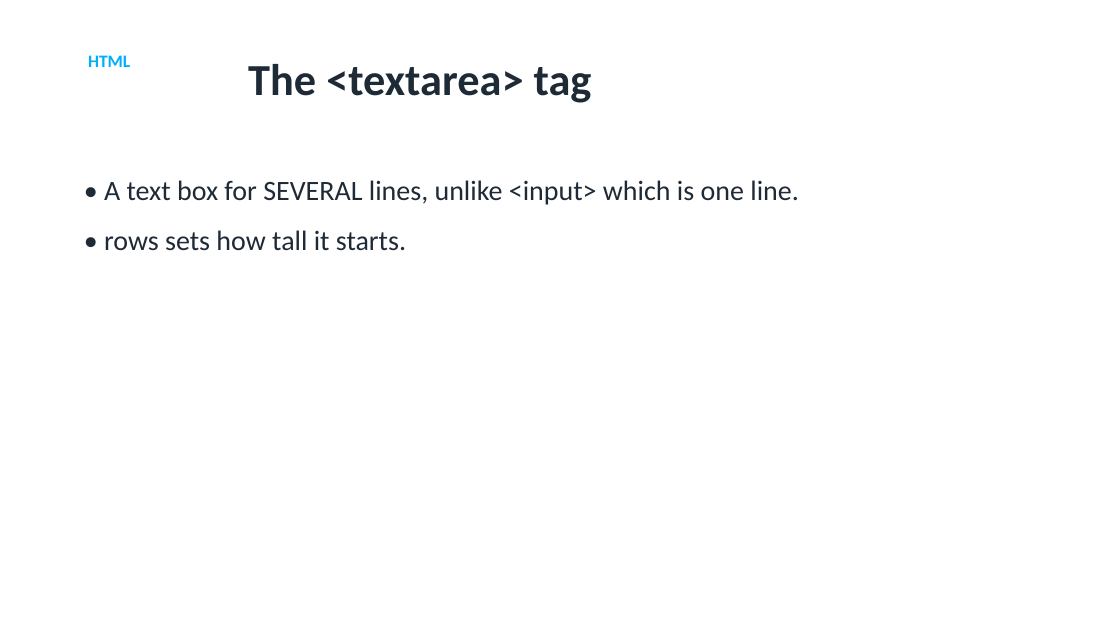
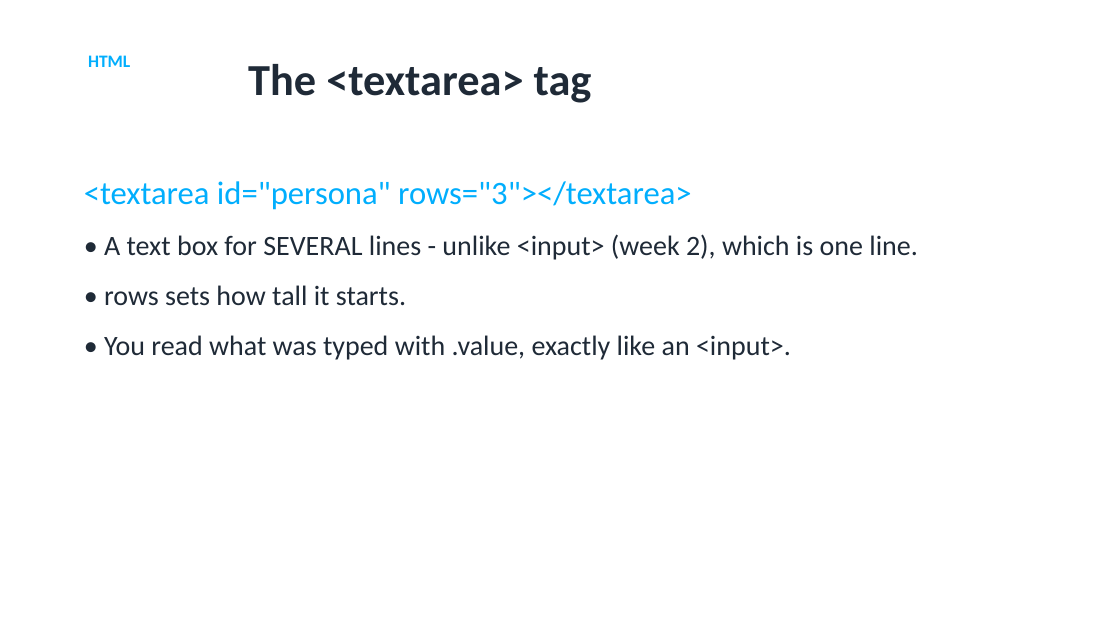
Before and after one commit to utgapps/utgapps.github.io, a slide deck: slide 10 of ai101/slides/week-06.pptx. Drawn at 1120x630 pixels with LibreOffice and Linux fonts; fonts in the diff are those of the drawing. Boxes give left, top, right and bottom in pixels: in the first picture for what was removed or moved away, otherwise in the second. Text is boxed around its words. In the diff, an @@ line names an element or a change of style, - is before the commit and + after.

```diff
--- a/ai101/slides/week-06.pptx
+++ b/ai101/slides/week-06.pptx
@@ text at [84,181,918,260]: text changed @@
-• A text box for SEVERAL lines, unlike <input> which is one line.
+<textarea id="persona" rows="3"></textarea>
+• A text box for SEVERAL lines - unlike <input> (week 2), which is one line.
@@ text at [104,335,791,360]: paragraph added @@
+• You read what was typed with .value, exactly like an <input>.
```
Also in this commit, not shown: 5 other slides changed, 27 other files.
